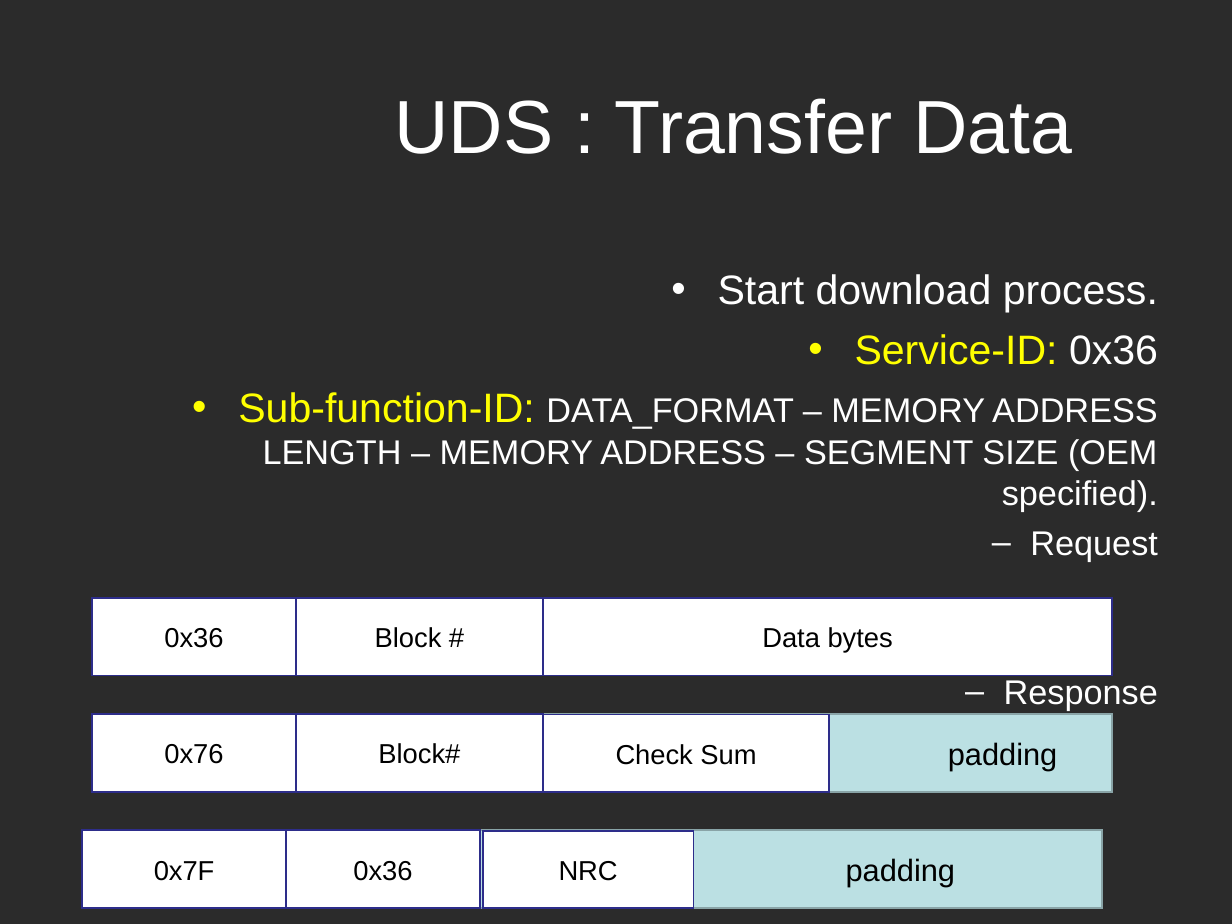
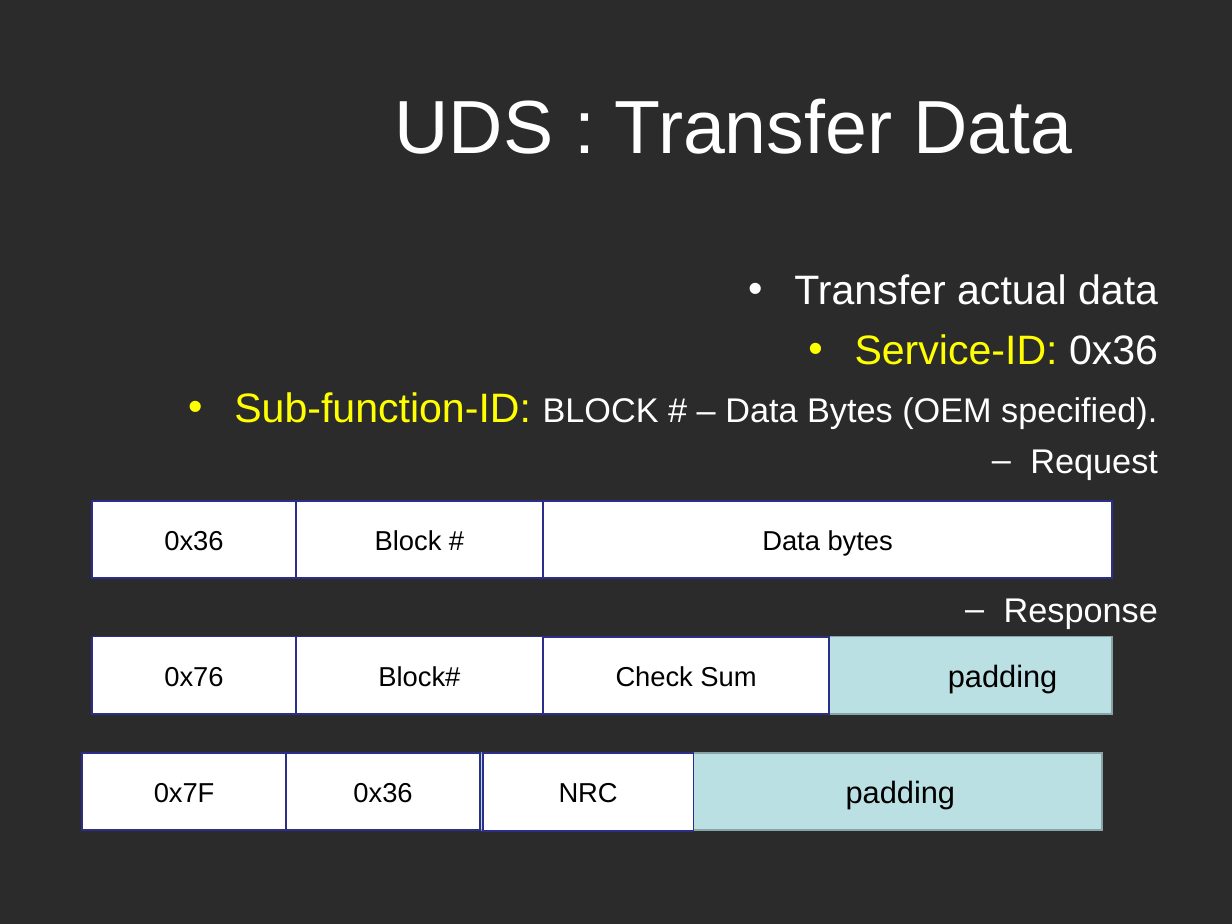
Before and after one commit to Marcelle-Samir/Firmware_Over_The_Air, a slide deck: slide 22 of project Documentation/Second week/Search-UDS.ppt. Drawn at 1232x924 pixels with LibreOffice and Linux fonts; fonts in the diff are those of the drawing; background and template pictures are left out; a plain dark background stands for a picture behind light text. Boxes give left, top, right and bottom in pixels: in the first picture for what was removed or moved away, otherwise in the second. Text is boxed around its words. In the diff, an @@ line names an element or a change of style, - is before the commit and + after.

Commit message:
update presentation

```diff
--- a/project Documentation/Second week/Search-UDS.ppt
+++ b/project Documentation/Second week/Search-UDS.ppt
@@ text at (794,274,1158,305): text changed @@
-• Start download process.
+• Transfer actual data
@@ text at (234,392,1157,428): text changed @@
-• Sub-function-ID: DATA_FORMAT – MEMORY ADDRESS LENGTH – MEMORY ADDRESS – SEGMENT SIZE (OEM specified).
+• Sub-function-ID: BLOCK # – Data Bytes (OEM specified).
@@ 4 rectangles: place and size @@
-4 rectangles at (92,598,1112,675)
+4 rectangles at (92,500,1112,578)
@@ 4 rectangles: place and size @@
-4 rectangles at (92,715,1112,792)
+4 rectangles at (92,637,1112,715)
@@ 4 rectangles: place and size @@
-4 rectangles at (83,830,1103,908)
+4 rectangles at (83,753,1103,830)
```
Also in this commit, not shown: 8 other slides changed.
